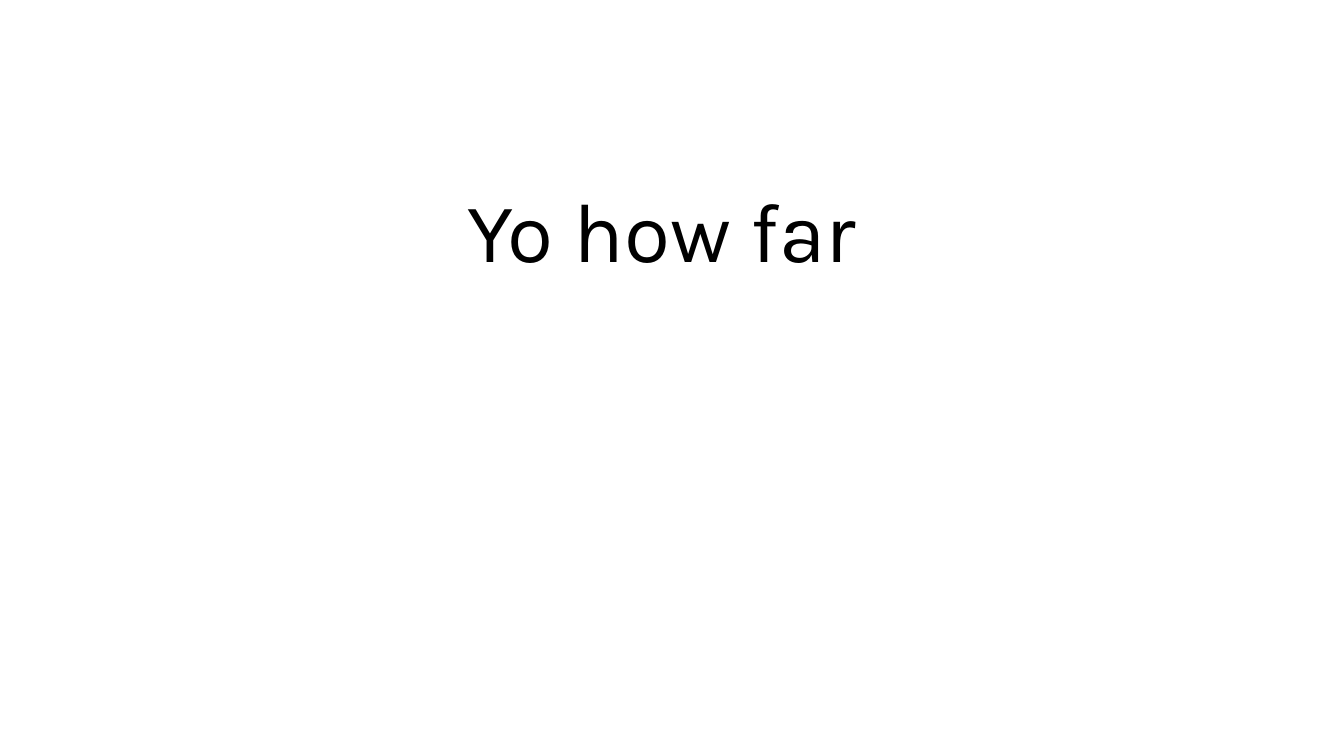
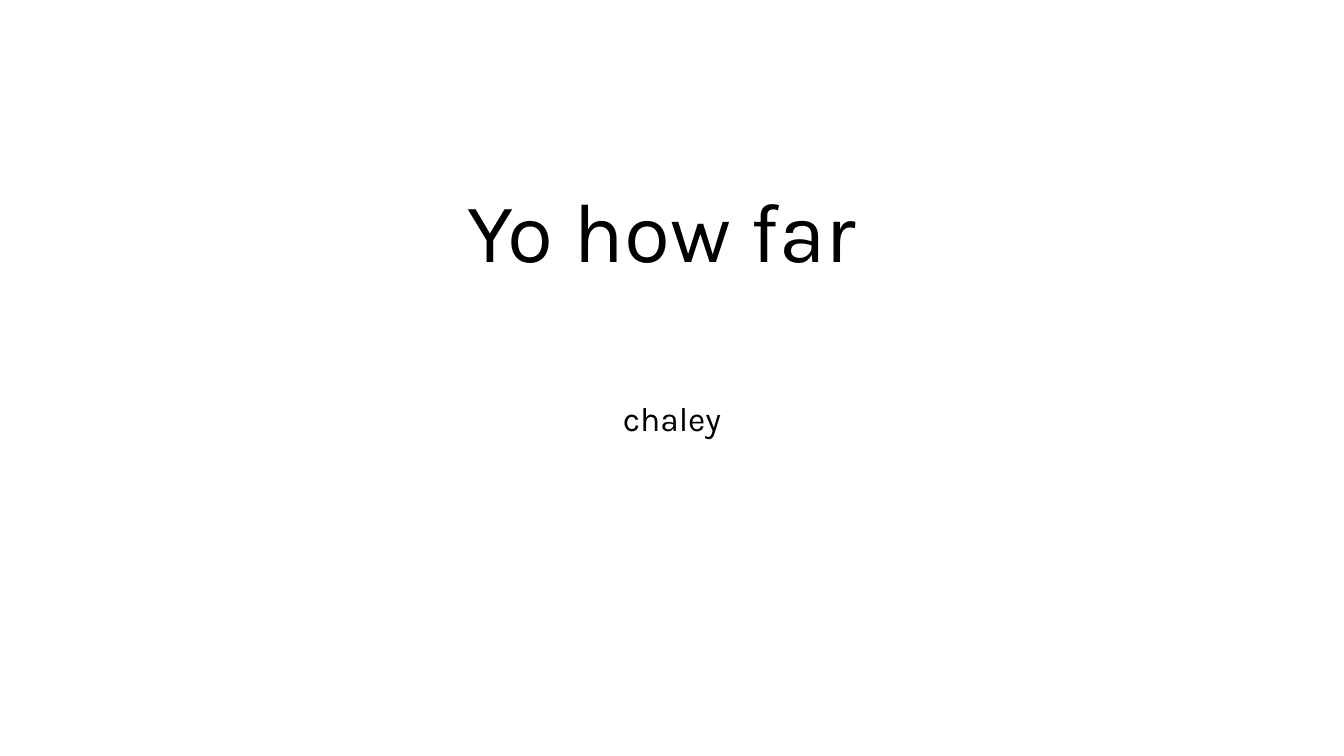
Before and after one commit to Manuel-fk46/M_P_W, a slide deck: slide 1 of gworld.pptx. Drawn at 1344x756 pixels with LibreOffice and Linux fonts; fonts in the diff are those of the drawing. Boxes give left, top, right and bottom in pixels: in the first picture for what was removed or moved away, otherwise in the second. Text is boxed around its words. In the diff, an @@ line names an element or a change of style, - is before the commit and + after.

```diff
--- a/gworld.pptx
+++ b/gworld.pptx
@@ subtitle added at bbox=[623, 408, 721, 440], 24 pt, text #000000 @@
+chaley
```
Also in this commit, not shown: 2 other files.
